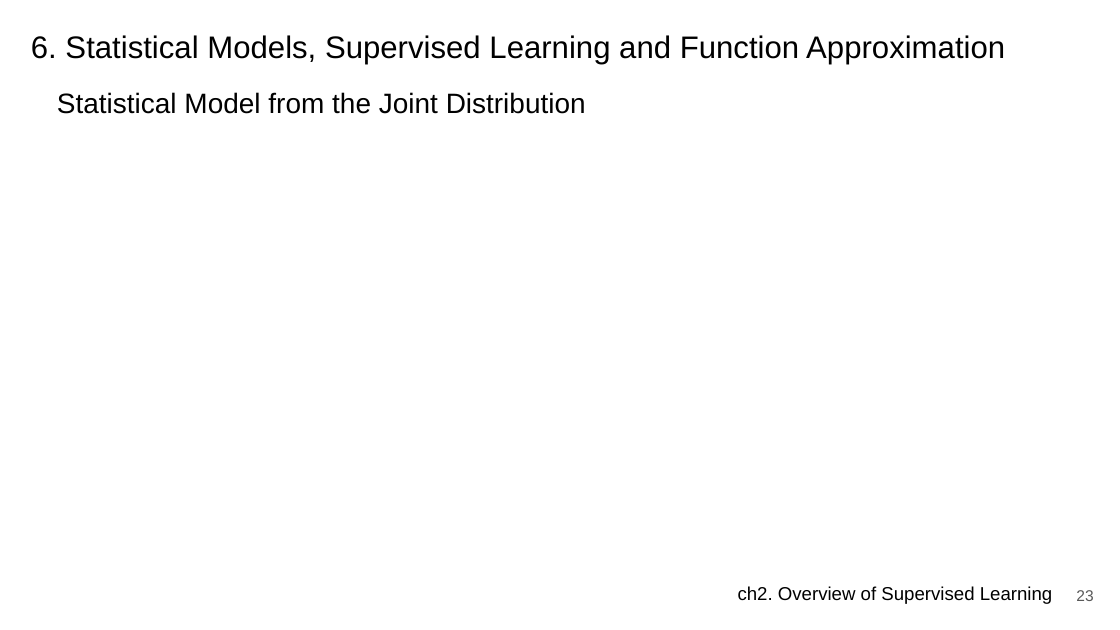
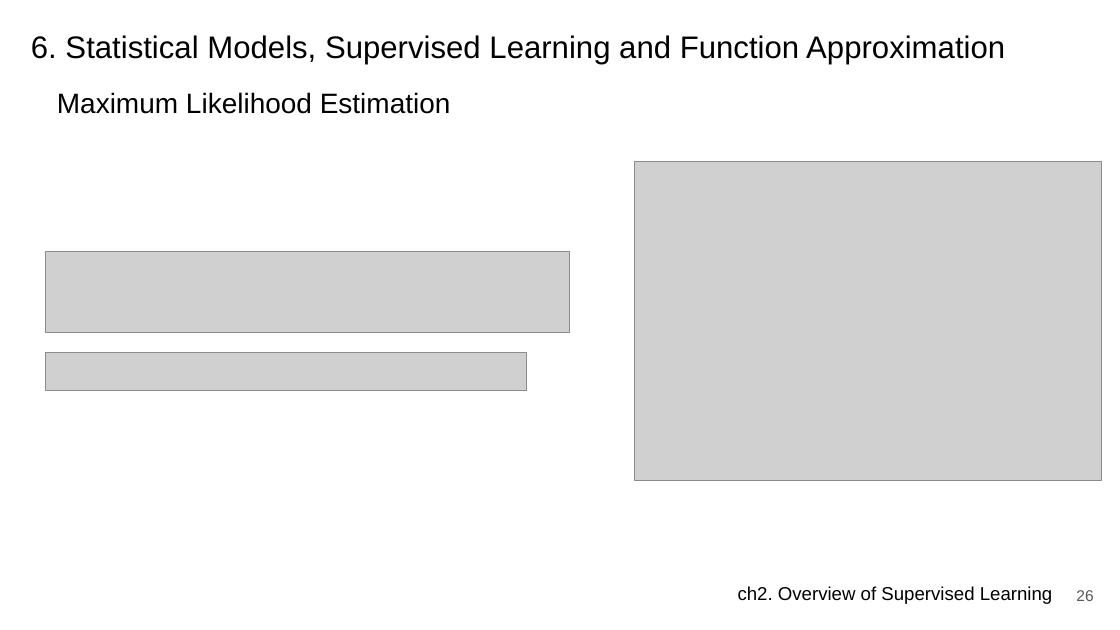
Before and after one commit to JerryKwon/ElemStatLearn-review, a slide deck: slide 26 of ch2. Supervised Learning/presentation/ch2. Overview of Supervised Learning.pptx (slide 23 before the commit). Drawn at 1120x630 pixels with LibreOffice and Linux fonts; fonts in the diff are those of the drawing; grey boxes stand for pictures. Boxes give left, top, right and bottom in pixels: in the first picture for what was removed or moved away, otherwise in the second. Text is boxed around its words. In the diff, an @@ line names an element or a change of style, - is before the commit and + after.

```diff
--- a/ch2. Supervised Learning/presentation/ch2. Overview of Supervised Learning.pptx
+++ b/ch2. Supervised Learning/presentation/ch2. Overview of Supervised Learning.pptx
@@ title at (57,92,451,114): text changed @@
-Statistical Model from the Joint Distribution
+Maximum Likelihood Estimation
@@ picture added at (635,161,1102,480) @@
@@ picture added at (46,252,570,333) @@
@@ picture added at (46,352,526,390) @@
@@ page number at (1076,590,1093,601): text changed @@
-23
+26
```
Also in this commit, not shown: 8 other slides changed, 4 slides added, 4 slides removed.
